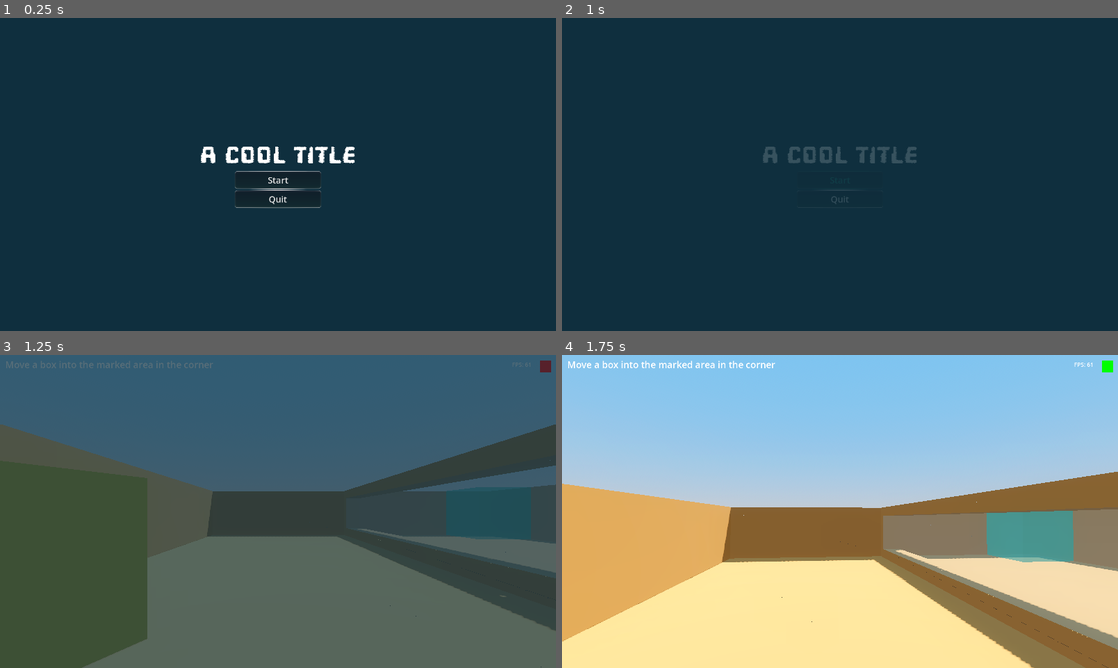
Above: before the commit, frames 1-4 (two rows, left to right).
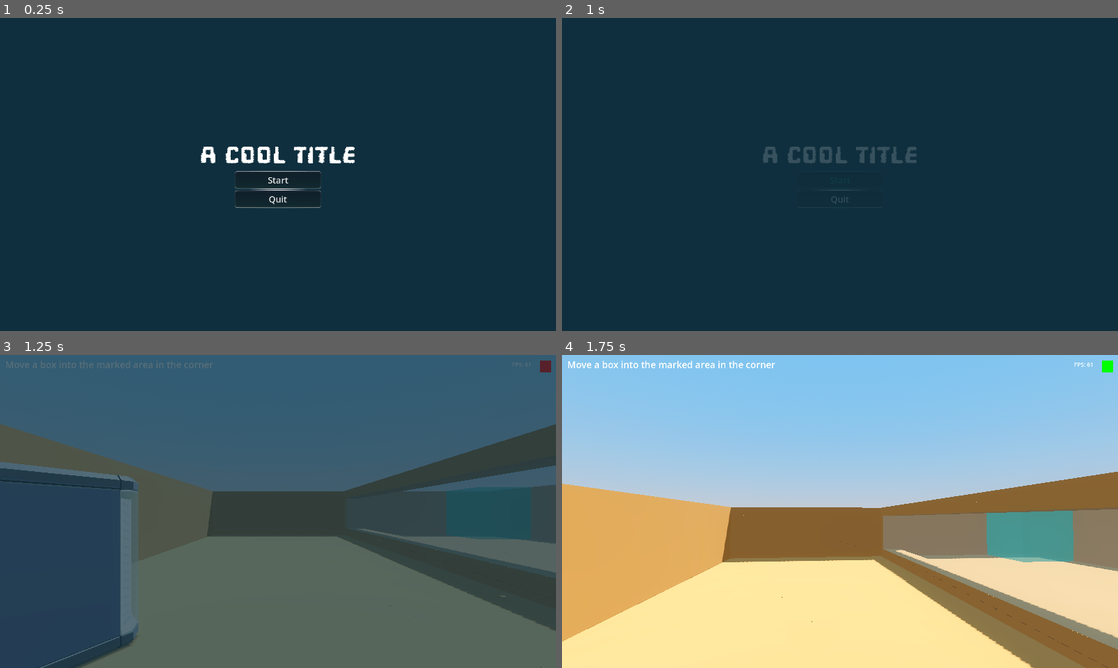
Above: after the commit, the same moments.

Repository: Tayacan/GameOff2023
Game: Godot game, scene res://scenes/UI/main_menu.tscn
Two runs of this game, one before a commit and one after it. Both use one fixed random seed, a clock stepped at 60 frames per second and the inputs below.
Inputs (mouse positions are in pixels of both pictures, inside the frame that each line leads up to):
- Up to frame 1 (0.25 s): no input
- Up to frame 2 (1 s): click "Start" at 0.5 s
- Up to frame 3 (1.25 s): no input
- Up to frame 4 (1.75 s): move the mouse to (867, 511) at 1.27 s; hold W (move_forward) from 1.28 s (still down); tap Mouse wheel down (change_link_next) at 1.35 s; tap Space (jump) at 1.52 s

Frames 1-2 are identical in both runs. In frame 3, 16% of the frame differs, in the area x 0-27%, y 34-100%; in frame 4, nothing differs.

Commit message:
Box model w. glowing panels

Diff:
--- a/boxes/LinkableBox.gd
+++ b/boxes/LinkableBox.gd
@@ -5,10 +5,15 @@
 var link = null
 var velocity: Vector3 = Vector3(0, 0, 0)
 
+var neutral_material: StandardMaterial3D = preload("res://materials/glowing_panels/neutral.tres")
+
 var gravity = ProjectSettings.get_setting("physics/3d/default_gravity")
 var y_vel = 0
 
 signal wants_move(velocity: Vector3)
+
+func _ready():
+	set_glow(neutral_material)
 
 func _physics_process(delta):
 	apply_gravity(delta)
@@ -36,3 +41,14 @@
 
 func add_velocity(vel: Vector3):
 	velocity += vel
+
+func set_glow(material: StandardMaterial3D):
+	for child in get_children():
+		if child.has_method('set_glow_material'):
+			child.set_glow_material(material)
+
+func get_glow() -> StandardMaterial3D:
+	for child in get_children():
+		if child.has_method('get_glow_material'):
+			return child.get_glow_material()
+	return null
--- a/boxes/box.tscn
+++ b/boxes/box.tscn
@@ -1,10 +1,7 @@
-[gd_scene load_steps=5 format=3 uid="uid://ijgj4cyrxngg"]
+[gd_scene load_steps=4 format=3 uid="uid://ijgj4cyrxngg"]
 
 [ext_resource type="Script" path="res://boxes/LinkableBox.gd" id="1_0i512"]
-[ext_resource type="Material" uid="uid://pnj0vkkry7d0" path="res://materials/yellow.tres" id="1_861mp"]
-
-[sub_resource type="BoxMesh" id="BoxMesh_rvsql"]
-size = Vector3(2, 2, 2)
+[ext_resource type="PackedScene" uid="uid://coxf5phni3ow1" path="res://boxes/box_model.tscn" id="2_fqpci"]
 
 [sub_resource type="BoxShape3D" id="BoxShape3D_qrk3p"]
 margin = 0.001
@@ -13,11 +10,9 @@
 [node name="Box" type="AnimatableBody3D" groups=["linkable"]]
 script = ExtResource("1_0i512")
 
-[node name="MeshInstance3D" type="MeshInstance3D" parent="."]
-transform = Transform3D(1, 0, 0, 0, 1, 0, 0, 0, 1, 0, 1, 0)
-mesh = SubResource("BoxMesh_rvsql")
-surface_material_override/0 = ExtResource("1_861mp")
-
 [node name="CollisionShape3D" type="CollisionShape3D" parent="."]
 transform = Transform3D(1, 0, 0, 0, 1, 0, 0, 0, 1, 0, 1, 0)
 shape = SubResource("BoxShape3D_qrk3p")
+
+[node name="box" parent="." instance=ExtResource("2_fqpci")]
+transform = Transform3D(2, 0, 0, 0, 2, 0, 0, 0, 2, 0, 0, 0)
--- /dev/null
+++ b/boxes/box_model.tscn
@@ -0,0 +1,7 @@
+[gd_scene load_steps=3 format=3 uid="uid://coxf5phni3ow1"]
+
+[ext_resource type="PackedScene" uid="uid://wi753blbc7ry" path="res://boxes/box.glb" id="1_jkfiy"]
+[ext_resource type="Script" path="res://boxes/glow.gd" id="2_xeqqk"]
+
+[node name="box" instance=ExtResource("1_jkfiy")]
+script = ExtResource("2_xeqqk")
--- /dev/null
+++ b/boxes/glow.gd
@@ -0,0 +1,9 @@
+extends Node3D
+
+@onready var cube : MeshInstance3D = $Cube
+
+func set_glow_material(material: StandardMaterial3D):
+	cube.mesh.surface_set_material(2, material)
+
+func get_glow_material():
+	return cube.mesh.surface_get_material(2)
--- /dev/null
+++ b/materials/glowing_panels/focus.tres
@@ -0,0 +1,6 @@
+[gd_resource type="StandardMaterial3D" format=3 uid="uid://dy5wnhwsku18t"]
+
+[resource]
+emission_enabled = true
+emission = Color(1, 1, 1, 1)
+emission_energy_multiplier = 2.0
--- /dev/null
+++ b/materials/glowing_panels/neutral.tres
@@ -0,0 +1,5 @@
+[gd_resource type="StandardMaterial3D" format=3 uid="uid://drcxn8o0imn61"]
+
+[resource]
+emission = Color(1, 1, 1, 1)
+emission_energy_multiplier = 0.2
--- a/player/LookRay.gd
+++ b/player/LookRay.gd
@@ -4,6 +4,8 @@
 signal stopped_looking_at_item(body: PhysicsBody3D)
 
 var looking_at: PhysicsBody3D = null
+var old_glow_material: StandardMaterial3D = null
+var glow_material: StandardMaterial3D = preload("res://materials/glowing_panels/focus.tres")
 
 # Called every frame. 'delta' is the elapsed time since the previous frame.
 func _process(_delta):
@@ -19,26 +21,17 @@
 			stopped_looking_at_item.emit(looking_at)
 			looking_at = null
 
-func highlight(body: GeometryInstance3D):
-	var material : Material = StandardMaterial3D.new()
-	material.transparency = BaseMaterial3D.TRANSPARENCY_ALPHA
-	material.albedo_color = Color(1, 1, 1, 0.2)
-	material.emission_enabled = true
-	material.emission = Color(0.2, 0.2, 0.8)
+func highlight(body):
+	old_glow_material = body.get_glow()
+	body.set_glow(glow_material)
 
-	body.material_overlay = material
-
-func remove_highlight(body: GeometryInstance3D):
-	body.material_overlay = null
-
+func remove_highlight(body):
+	body.set_glow(old_glow_material)
 
 func _on_started_looking_at_item(body):
-	for child in body.get_children():
-		if child is GeometryInstance3D:
-			highlight(child)
-
+	if body.has_method('set_glow'):
+		highlight(body)
 
 func _on_stopped_looking_at_item(body):
-	for child in body.get_children():
-		if child is GeometryInstance3D:
-			remove_highlight(child)
+	if body.has_method('set_glow'):
+		remove_highlight(body)
--- a/project.godot
+++ b/project.godot
@@ -27,6 +27,10 @@
 window/size/mode=3
 window/stretch/mode="viewport"
 window/vsync/vsync_mode=0
+
+[filesystem]
+
+import/blender/enabled=false
 
 [gui]
 
Binary file added: boxes/box.glb
Not shown, added: boxes/box.glb.import
Binary file added: boxes/box_Box Base Color.png
Not shown, added: boxes/box_Box Base Color.png.import
